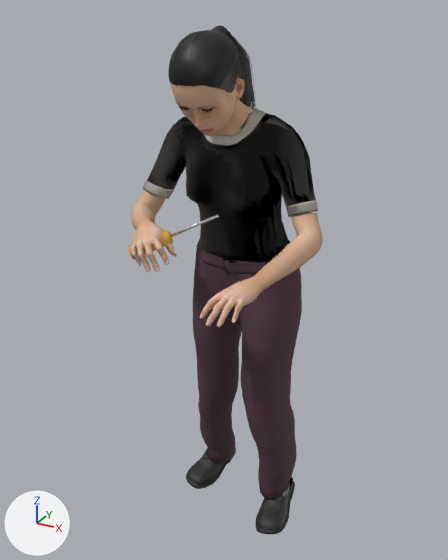
The glTF model assets/props/people-ava-stand-work.glb, before and after one commit.
Camera for both pictures: a 50 mm camera at (0.716, -1.227, 0.493) aimed at (-0.019, 0.11, -0.175). Arrows for +X, +Y and +Z are at lower left; the lights stay in place. The picture after the commit comes second.

Objects in the first picture: 'people-ava-stand-work'.
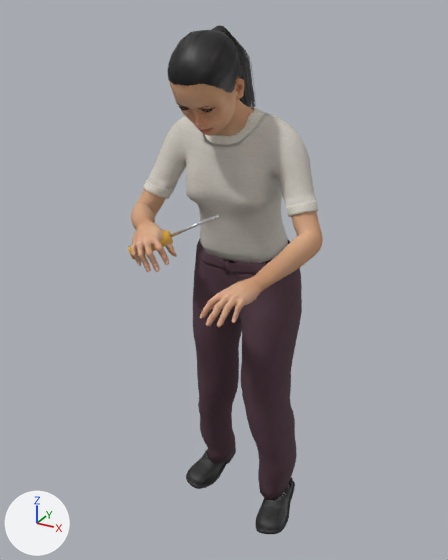
Location of each change, (x1, y1, x2, y2) in pixels of the pictures (448 x 560 px):
'people-ava-stand-work', surface changed (black to grey): (129, 30, 323, 499) in both

What changed in the scene script:
```text
Change mat_human_toigo_basic_tucked_t_shirt:
    remove n3 = _N.new('ShaderNodeNormalMap'); n3.name = 'Normal Map'
    remove n3.uv_map = 'UVMap'
    remove n4 = _N.new('ShaderNodeTexImage'); n4.name = 'Image Texture.001'
    remove n4.image = img_t_shirt_basic_bump
    where n0 = _N.new('ShaderNodeBsdfPrincipled'); n0.name = 'Principled BSDF'
    remove _L.new(n3.outputs[0], n0.inputs[5])  # 'Normal' to 'Normal'
    remove _L.new(n4.outputs[0], n3.inputs[1])  # 'Color' to 'Color'
```
